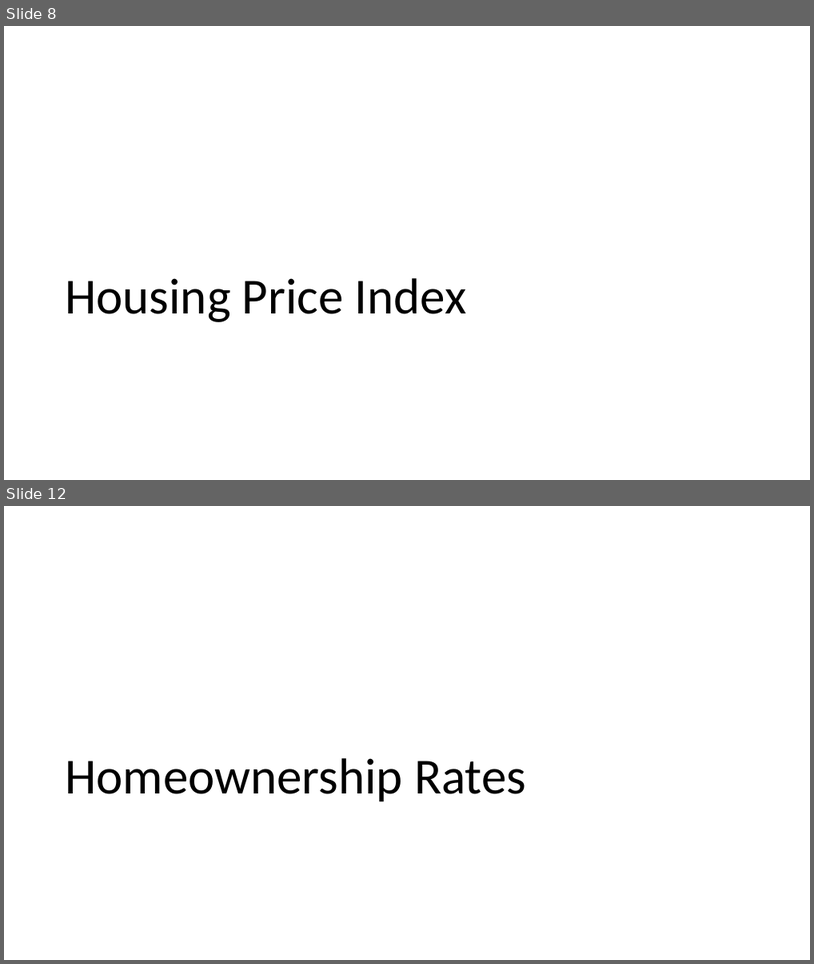
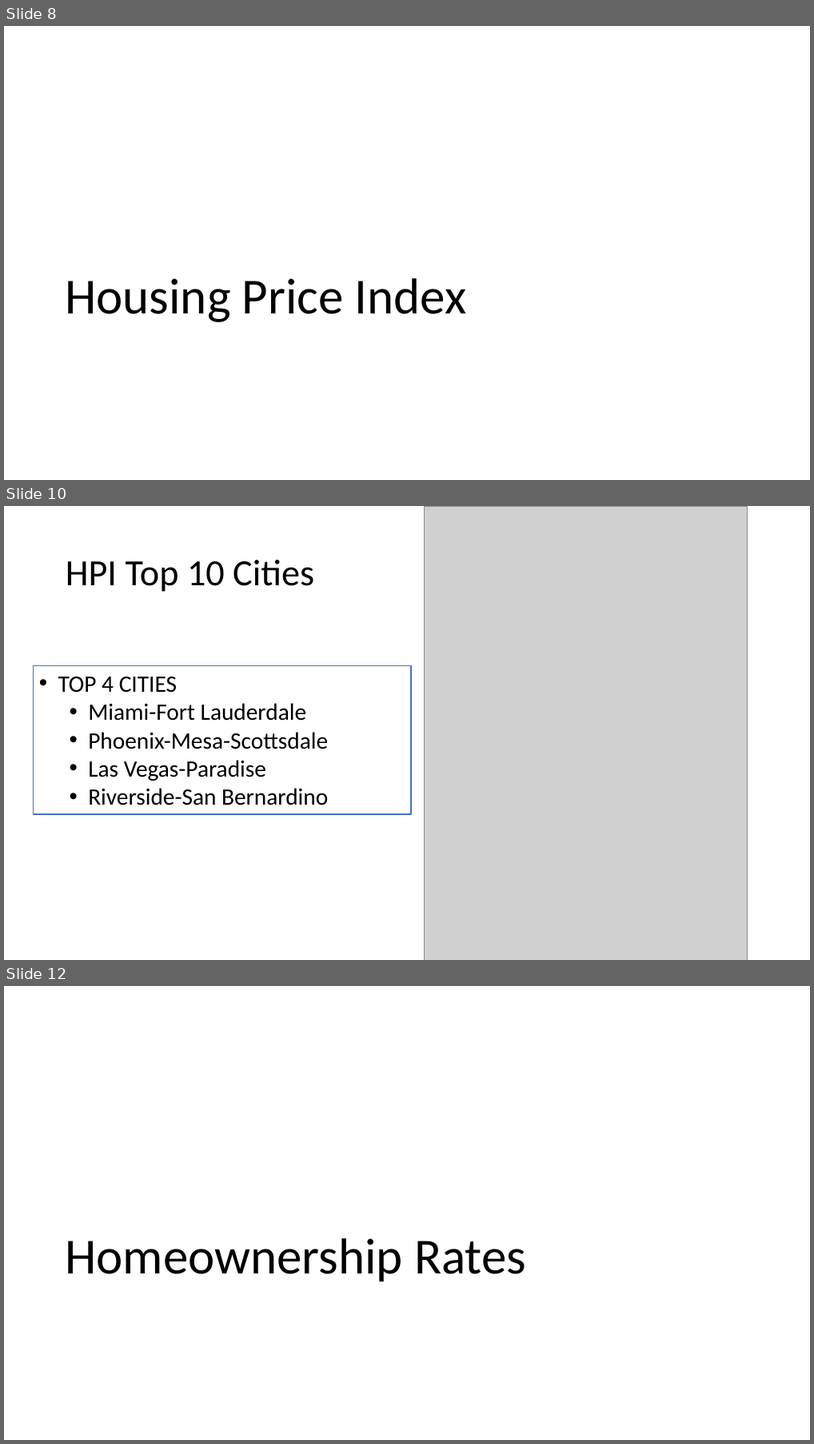
Before and after one commit to bowielh/Project1_Group1, a slide deck: Housing_Bubble.pptx. Shown one above the other, each under a label of ours: slides 8 and 12 before the commit, slides 8, 10 and 12 after it; the slides between them are not shown. The pictures are 814x964 and 814x1444 pixels, drawn with LibreOffice and Linux fonts; fonts in the diff are those of the drawing; grey boxes stand for pictures. Boxes give left, top, right and bottom in pixels: in the first picture for what was removed or moved away, otherwise in the second. Text is boxed around its words. In the diff, an @@ line names an element or a change of style, - is before the commit and + after.

```diff
--- a/Housing_Bubble.pptx
+++ b/Housing_Bubble.pptx
@@ slide 10 added at [4, 506, 810, 960], background #FFFFFF @@
@@ picture added at [425, 506, 747, 960] @@
@@ title added at [66, 560, 314, 592], 44 pt, text #000000 @@
+HPI Top 10 Cities
@@ rectangle added at [33, 666, 411, 815], outline #4472C4 1.5 pt, 28 pt, text #000000 @@
+• TOP 4 CITIES
+  • Miami-Fort Lauderdale
+  • Phoenix-Mesa-Scottsdale
+  • Las Vegas-Paradise
+  • Riverside-San Bernardino
```
Also in this commit, not shown: 5 slides changed, 3 other slides added, 3 slides removed, 5 other files.
